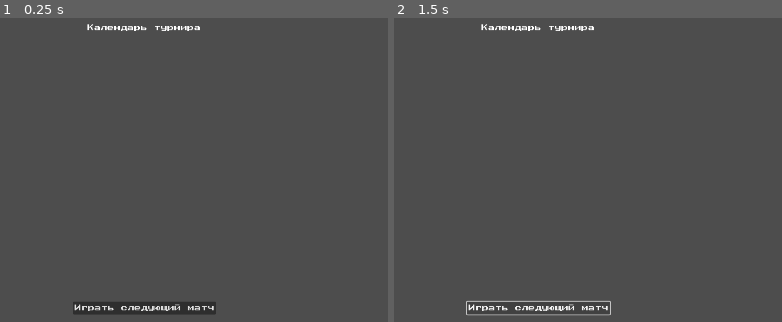
Above: before the commit, frames 1-2 (left to right).
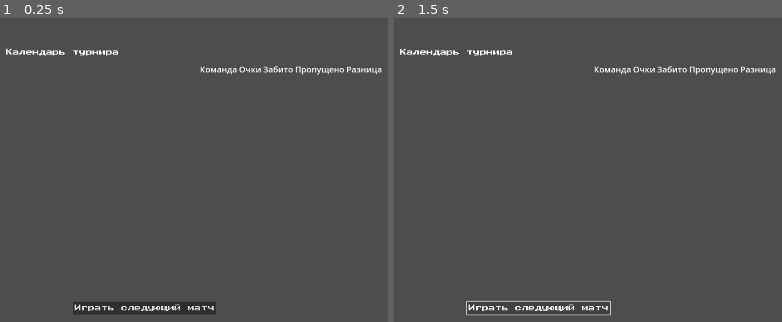
Above: after the commit, the same moments.

Repository: supervi5w4/footballpong
Game: Godot game, scene res://scenes/tournament_calendar.tscn
Same seed, same stepped clock (60 frames per second), same inputs: the game is played once before the commit and once after it. This scene is started directly instead of the project's main scene.
Inputs:
- Up to frame 1 (0.25 s): no input
- Up to frame 2 (1.5 s): click "Играть следующий матч" at 0.5 s; click "Играть следующий матч" at 1.25 s

The runs differ from the first frame. In frame 1, 1.2% of the frame differs, in the area x 1-99%, y 1-19%; in frame 2, 1.2%.
Error after the commit: Trying to assign an array of type "Array" to a variable of type "Array[Dictionary]". (res://scenes/tournament_calendar.gd:45)

Commit message:
Шаг 5: турнирная таблица
После каждого матча игрок должен видеть текущую расстановку сил: количество очков, забитых и пропущенных голов, а также разницу мячей. Это потребует создания ещё одной сцены для таблицы и небольшого скрипта, который будет сортировать команды.

Diff:
--- a/scenes/tournament_calendar.gd
+++ b/scenes/tournament_calendar.gd
@@ -1,30 +1,80 @@
 # scenes/tournament_calendar.gd
 extends Control
 
-@onready var matches_list  : VBoxContainer = %MatchesList
-@onready var play_next_btn : Button       = %PlayNextBtn
+@onready var matches_list  : VBoxContainer  = %MatchesList
+@onready var play_next_btn : Button        = %PlayNextBtn
+@onready var rows_container: GridContainer = %RowsContainer
+
+const TABLE_COLUMNS := 5
 
 func _ready() -> void:
+	# Настраиваем количество колонок для таблицы
+	rows_container.columns = TABLE_COLUMNS
+	# Заполняем обе вкладки
 	_render_calendar()
+	_render_table()
 	play_next_btn.pressed.connect(_on_play_next_pressed)
 
 func _render_calendar() -> void:
-	# Очищаем контейнер от старых записей
+	# Очищаем список матчей
 	for child in matches_list.get_children():
 		child.queue_free()
 
-	# Добавляем записи о каждом матче
+	# Создаём записи о матчах
 	for match_data in Score.matches:
 		var label : Label = Label.new()
 		var result_text : String = str(match_data["score"])
 		label.text = "%s — %s    %s" % [match_data["home"], match_data["away"], result_text]
 		matches_list.add_child(label)
 
+func _render_table() -> void:
+	# Очищаем таблицу
+	for child in rows_container.get_children():
+		child.queue_free()
+
+	# Заголовки
+	var headers := ["Команда", "Очки", "Забито", "Пропущено", "Разница"]
+	for h in headers:
+		var header_label : Label = Label.new()
+		header_label.text = h
+		header_label.add_theme_color_override("font_color", Color.WHITE)
+		header_label.add_theme_font_size_override("font_size", 20)
+		rows_container.add_child(header_label)
+
+	# Копируем и сортируем команды
+	var sorted_teams : Array[Dictionary] = Score.teams.duplicate()
+	sorted_teams.sort_custom(_compare_teams)
+
+	# Добавляем строки с данными
+	for team in sorted_teams:
+		var diff : int = team["goals_for"] - team["goals_against"]
+		var row := [
+			team["name"],
+			str(team["points"]),
+			str(team["goals_for"]),
+			str(team["goals_against"]),
+			str(diff)
+		]
+		for cell_text in row:
+			var cell_label : Label = Label.new()
+			cell_label.text = cell_text
+			rows_container.add_child(cell_label)
+
+func _compare_teams(a : Dictionary, b : Dictionary) -> bool:
+	# сортировка по очкам, затем по разнице, затем по забитым
+	if a["points"] == b["points"]:
+		var diff_a : int = a["goals_for"] - a["goals_against"]
+		var diff_b : int = b["goals_for"] - b["goals_against"]
+		if diff_a == diff_b:
+			return a["goals_for"] > b["goals_for"]
+		return diff_a > diff_b
+	return a["points"] > b["points"]
+
 func _on_play_next_pressed() -> void:
-	# Находим индекс первого несыгранного матча
+	# Запускаем следующий несыгранный матч
 	for i in range(Score.matches.size()):
 		var match_data : Dictionary = Score.matches[i]
 		if not match_data["played"]:
-			Score.current_match = i  # запоминаем текущий матч для контроллера
+			Score.current_match = i
 			get_tree().change_scene_to_file("res://scenes/game.tscn")
 			return
--- a/scenes/tournament_calendar.tscn
+++ b/scenes/tournament_calendar.tscn
@@ -18,10 +18,10 @@
 anchor_top = 0.5
 anchor_right = 0.5
 anchor_bottom = 0.5
-offset_left = 835.0
-offset_top = 44.0
-offset_right = 1107.0
-offset_bottom = 60.0
+offset_left = 639.0
+offset_top = 103.0
+offset_right = 911.0
+offset_bottom = 119.0
 grow_horizontal = 2
 grow_vertical = 2
 theme_override_fonts/font = ExtResource("2_v305x")
@@ -65,3 +65,28 @@
 grow_vertical = 2
 theme_override_fonts/font = ExtResource("2_v305x")
 text = "Играть следующий матч"
+
+[node name="TabContainer" type="Control" parent="."]
+anchors_preset = 0
+offset_right = 40.0
+offset_bottom = 40.0
+
+[node name="CalendarTab" type="VBoxContainer" parent="TabContainer"]
+layout_mode = 0
+offset_left = 940.0
+offset_top = 338.0
+offset_right = 980.0
+offset_bottom = 378.0
+tooltip_text = "Календарь"
+
+[node name="TableTab" type="VBoxContainer" parent="TabContainer"]
+layout_mode = 0
+offset_left = 1105.0
+offset_top = 138.0
+offset_right = 1145.0
+offset_bottom = 178.0
+tooltip_text = "Таблица"
+
+[node name="RowsContainer" type="GridContainer" parent="TabContainer/TableTab"]
+unique_name_in_owner = true
+layout_mode = 2
